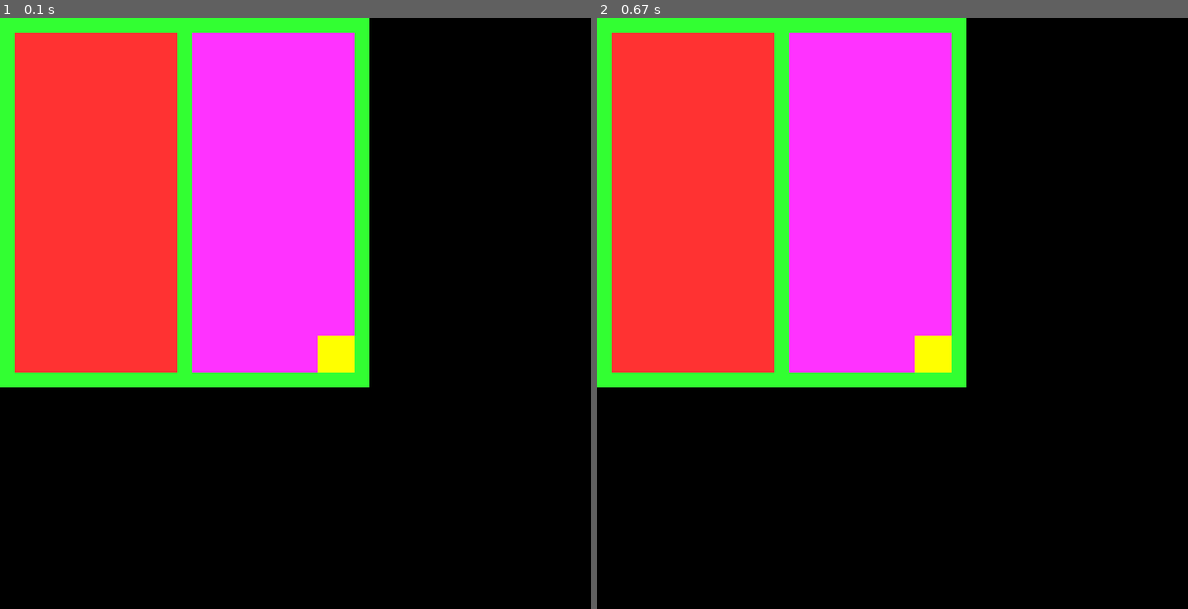
Above: before the commit, frames 1-2 (left to right).
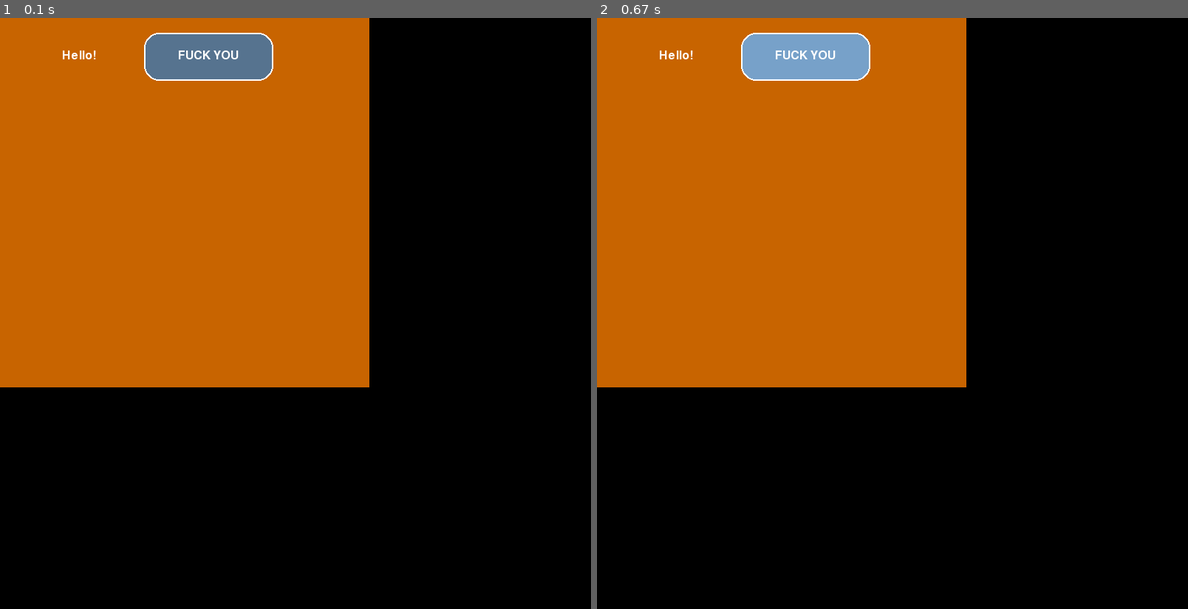
Above: after the commit, the same moments.

Repository: JyleFV/CoshUI
Game: pygame game, started from tests/main_test.py
Same seed, same stepped clock (60 frames per second), same inputs: the game is played once before the commit and once after it.
Inputs (mouse positions are in pixels of both pictures, inside the frame that each line leads up to):
- Up to frame 1 (0.1 s): no input
- Up to frame 2 (0.67 s): click (803, 53) at 0.38 s, where only the run after the commit has a clickable "FUCK YOU"

The runs differ from the first frame. In frame 1, 39% of the frame differs, in the area x 0-63%, y 0-63%; in frame 2, 39%.

Commit message:
Implemented text rendering with proper fonts, default widget styles (for Button and Label), and added intuitive warning and errors

Diff:
--- a/pyproject.toml
+++ b/pyproject.toml
@@ -12,7 +12,9 @@
 
 [project.optional-dependencies]
 pygame = ["pygame-ce"]
-opengl = ["PyOpenGL", "PyOpenGL-accelerated"]
+pyopengl = ["PyOpenGL"]
+pyopengl-accelerate = ["PyOpenGL", "PyOpenGL-accelerate"]
+all = ["pygame-ce", "PyOpenGL", "PyOpenGL-accelerate"]
 
 [tool.setuptools.packages.find]
 where = ["src"]
--- a/src/coshui/__init__.py
+++ b/src/coshui/__init__.py
@@ -4,6 +4,6 @@
 from .utility import get_node, Ref, set_default_font, add_class, add_font, preload_images
 from .animation import animate
 from .widgets import Button, Label, InputField, Checkbox
-from .types import CoshAlign, CoshJustify, CoshDirection, CoshLayout, CoshSizing, CoshStyling
+from .types import CoshAlign, CoshJustify, CoshDirection, CoshLayout, CoshSizing, CoshTextJustify, CoshTextAlign, CoshStyling
 
-__all__ = ["preload_images", "add_font", "add_class", "CoshAlign", "CoshJustify", "CoshDirection",  …(201 unchanged characters)…
+__all__ = ["preload_images", "add_font", "add_class", "CoshTextAlign", "CoshTextJustify", "CoshAlign", "CoshJustify", "CoshDirection",  …(201 unchanged characters)…
--- /dev/null
+++ b/src/coshui/_defaults.py
@@ -0,0 +1,32 @@
+from .animation import animate
+
+# Buttons
+BUTTON_DEFAULT_STYLE = {
+    "width" : 175,
+    "height" : 65,
+    "background_color" : (86, 115, 143),
+    "border" : ((255, 255, 255), 2),
+    "border_radius" : 20,
+    "font_size" : 24
+}
+
+def _button_default_hover(node):
+    animate("background_color", node, (119, 161, 201), 0.1, "ease_in")
+
+def _button_default_unhover(node):
+    animate("background_color", node, (86, 115, 143), 0.1, "ease_in")
+
+def _button_default_click(node):
+    animate("background_color", node, (60, 85, 110), 0.1, "ease_in")
+
+def _button_default_release(node):
+    animate("background_color", node, (119, 161, 201) if node._was_hovered else (86, 115, 143), 0.1, "ease_in")
+
+# Labels
+LABEL_DEFAULT_STYLE = {
+    "width" : 175,
+    "height" : 65,
+    "font_size" : 24
+}
+
+__all__ = ["BUTTON_DEFAULT_STYLE", "LABEL_DEFAULT_STYLE", "_button_default_click", "_button_default_hover", "_button_default_release", "_button_default_unhover"]
--- a/src/coshui/backends/pygame_backend.py
+++ b/src/coshui/backends/pygame_backend.py
@@ -1,5 +1,5 @@
 from ..backend import CoshBackend
-from ..types import RenderContext
+from ..types import RenderContext, CoshTextAlign, CoshTextJustify
 from ..utility import resolve_border_radius
 from ..cui_error import CoshUIError
 from ..input import CoshInput
@@ -68,8 +68,34 @@
         except ValueError:
             raise CoshUIError(f"Value in border radius is the wrong type")
 
-    def _draw_text(self):
-        pass
+    def _draw_text(self, text, x, y, w, h, font_path, font_size, scale, color, align, justify):
+        scaled_font_size = max(1, int(font_size * scale))
+        cache_key = (font_path, scaled_font_size)
+        font = _font_cache.get(cache_key)
+        if font is None:
+            font = pygame.font.Font(font_path, scaled_font_size)
+            _font_cache[cache_key] = font
+
+        text_surface = font.render(text, True, color)
+        text_w, text_h = text_surface.get_size()
+
+        match justify:
+            case CoshTextJustify.LEFT:
+                text_x = x
+            case CoshTextJustify.CENTER:
+                text_x = x + (w / 2) - (text_w / 2)
+            case CoshTextJustify.RIGHT:
+                text_x = x + w - text_w
+
+        match align:
+            case CoshTextAlign.TOP:
+                text_y = y
+            case CoshTextAlign.CENTER:
+                text_y = y + (h / 2) - (text_h / 2)
+            case CoshTextAlign.BOTTOM:
+                text_y = y + h - text_h
+
+        self.surface.blit(text_surface, (text_x, text_y))
 
     def _draw_image(self):
         pass
@@ -83,6 +109,8 @@
                 _image_cache[path] = image
             CoshUI._temp_paths.clear()
 
+        # TODO: add font paths from CoshUI._temp_fonts and put it in _font_cache.
+
         for data in render_stack:
             scale = data.transform_scale
             scaled_w = data.width * scale
@@ -94,6 +122,9 @@
 
             self._draw_rect(true_x, true_y, scaled_w, scaled_h, data.background_color, data.border_radius, data.alpha, data.border)
 
+            if data.text:
+                self._draw_text(data.text, true_x, true_y, scaled_w, scaled_h, data.font, data.font_size, scale, data.text_color, data.text_align, data.text_justify)
+
     def get_size(self) -> tuple[int, int]:
         return pygame.display.get_surface().get_size()
 
--- a/src/coshui/cui_error.py
+++ b/src/coshui/cui_error.py
@@ -1,2 +1,26 @@
+import warnings
+import sys
+
 class CoshUIError(Exception):
     __module__ = "builtins"
+
+class CoshUIWarning(UserWarning):
+    pass
+
+def _coshui_warning_handler(message, category, filename, lineno, file=None, line=None):
+    if category == CoshUIWarning:
+        print(f"\033[93mCoshUIWarning: {message}\033[0m")  # yellow
+    else:
+        warnings._showwarning_orig(message, category, filename, lineno, file, line)
+
+def _coshui_exception_handler(exc_type, exc_value, exc_traceback):
+    if issubclass(exc_type, CoshUIError):
+        print(f"\033[91mCoshUIError: {exc_value}\033[0m")  # red
+    else:
+        sys.__excepthook__(exc_type, exc_value, exc_traceback)
+
+def warn(message : str):
+    warnings.warn(message, CoshUIWarning, stacklevel=2)
+
+warnings.showwarning = _coshui_warning_handler
+sys.excepthook = _coshui_exception_handler
--- a/src/coshui/engine.py
+++ b/src/coshui/engine.py
@@ -7,6 +7,7 @@
 by internal code, never outside."""
 
 import time
+import os
 
 from .cui_error import CoshUIError
 from .backend import CoshBackend
@@ -18,14 +19,14 @@
     _active_tweens = set()
     _style_dirty = set()
     _temp_paths = set()
-    _temp_fonts = set()
     _font_library = {}
     _render_stack = []
     _style_class = {}
     _focused_node = None
     _active_renderer = False
-    _default_font = None # TODO: Set this to a default font
+    _default_font = os.path.join(os.path.dirname(__file__), "assets", "fonts", "inter.ttf")
     _last_time : float = 0.0
+    _widget_counter : int = 0
 
 class CoshUIRenderer:
     def __init__(self, backend : CoshBackend):
@@ -58,6 +59,7 @@
 
         CoshUI._active_renderer = True
         CoshUI._active_ids.clear()
+        CoshUI._widget_counter = 0
         CoshUI._stack.clear()
         self.root.children.clear()
         CoshUI._stack.append(self.root)
--- a/src/coshui/nodes.py
+++ b/src/coshui/nodes.py
@@ -3,9 +3,10 @@
 from collections.abc import Callable
 import math
 import difflib
-
-from .cui_error import CoshUIError
-from .types import CoshLayout, CoshStyling, CoshDirection, CoshSizing, CoshAlign, CoshJustify, RenderContext
+import warnings
+
+from .cui_error import CoshUIError, warn
+from .types import CoshLayout, CoshStyling, CoshDirection, CoshSizing, CoshAlign, CoshJustify, CoshTextAlign, CoshTextJustify, RenderContext
 
 @dataclass
 class Node(ABC):
@@ -71,6 +72,17 @@
     def get_render_data(self):
         pass
 
+    def _register_id(self, id: str):
+        from .engine import CoshUI
+        if id in CoshUI._active_ids:
+            raise CoshUIError(f"A node with id `{id}` already exists.")
+        CoshUI._active_ids.add(id)
+        existing = CoshUI._node_map.get(id)
+        if existing is not None and existing is not self:
+            self.style = existing.style
+            self._was_hovered = existing._was_hovered
+        CoshUI._node_map[id] = self
+
 @dataclass
 class ParentNode(Node):
     """A separate node that still inherits from Node but has custom methods specialized for "container-type" nodes."""
@@ -87,7 +99,6 @@
     def __exit__(self, *args):
         from .engine import CoshUI
         CoshUI._stack.pop()
-
 @dataclass
 class Container(ParentNode):
     """The base Container Node, simple but the most customizable."""
@@ -166,4 +177,40 @@
     """Base Element node that widgets inherit from. Mostly useless except for the use of clarity for developers and passing the measure() abstract method."""
 
     def measure(self):
-        pass
+        if self.sizing == CoshSizing.FIT:
+            warn(f"`CoshSizing.FIT` is not supported on elements and will be ignored. Use `CoshSizing.FIXED` or `CoshSizing.FILL` instead.")
+
+@dataclass
+class TextNode(Element):
+    text : str | None = None
+    font : str | None = None
+    font_size : int | None = None
+    text_color : tuple = (255, 255, 255)
+    text_align : CoshTextAlign = CoshTextAlign.CENTER
+    text_justify : CoshTextJustify = CoshTextJustify.CENTER
+
+    def get_render_data(self):
+        from .engine import CoshUI
+        x, y = self.layout.true_position
+        transform_x, transform_y = self.style.transform_position
+        return RenderContext(
+            id=self.id,
+            x=x,
+            y=y,
+            transform_x=transform_x,
+            transform_y=transform_y,
+            width=self.layout.width,
+            height=self.layout.height,
+            background_color=self.style.background_color,
+            z_index=self.z_index,
+            border_radius=self.style.border_radius,
+            alpha=self.style.alpha,
+            transform_scale=self.style.transform_scale,
+            border=self.style.border,
+            text=self.text,
+            font=CoshUI._font_library.get(self.font) if self.font else CoshUI._default_font,
+            font_size=self.font_size,
+            text_color=self.text_color,
+            text_align=self.text_align,
+            text_justify=self.text_justify
+        )
--- a/src/coshui/types.py
+++ b/src/coshui/types.py
@@ -55,6 +55,16 @@
     ROW = 0
     COLUMN = 1
 
+class CoshTextJustify(Enum):
+    LEFT = 0
+    CENTER = 1
+    RIGHT = 2
+
+class CoshTextAlign(Enum):
+    TOP = 0
+    CENTER = 1
+    BOTTOM = 2
+
 class CoshJustify(Enum):
     START = 0
     CENTER = 1
@@ -93,7 +103,11 @@
     alpha : int = 0
     # Text
     text : str | None = None
+    text_color : tuple = (255, 255, 255)
     font : str | None = None
+    font_size : int = 18
+    text_justify : CoshTextJustify = CoshTextJustify.CENTER
+    text_align : CoshTextAlign = CoshTextAlign.CENTER
     # Image
     image_path : str | None = None
 
--- a/src/coshui/utility.py
+++ b/src/coshui/utility.py
@@ -159,7 +159,7 @@
 
     tx, ty = node.style.transform_position
     for child in node.children:
-        render(child, offset_x + tx, offset_y + ty, z_offset + node.z_index)
+        render(child, offset_x + tx, offset_y + ty, z_offset)
 
 def process_events():
     mx, my = CoshInput._mouse_position
@@ -222,11 +222,12 @@
     if not os.path.isfile(path):
         raise CoshUIError(f"Font path `{path}` does not exist or is not a file")
 
-    CoshUI._font_library[name] = path
+    CoshUI._font_library[name] = os.path.abspath(path)
 
 def set_default_font(name : str):
     try:
-        CoshUI._default_font = (name, CoshUI._font_library[name])
+        path = os.path.abspath(CoshUI._font_library[name])
+        CoshUI._default_font = (name, path)
     except KeyError:
         raise CoshUIError("That font does not exist in the system. Please do add_font() before this function call with the name and path as arguments.") from None
 
--- a/src/coshui/widgets.py
+++ b/src/coshui/widgets.py
@@ -1,57 +1,80 @@
 from dataclasses import dataclass
 
 from .engine import CoshUI
-from .nodes import Element
+from .cui_error import CoshUIError
+from .utility import get_node
+from .nodes import Element, TextNode
 from .types import RenderContext
-
-# ======================== Default Styles ========================
-
-# ======================== Default Styles ========================
+from ._defaults import *
 
 # ======================== Widgets ========================
 
+# NOTE: Conditional UI is partially unsupported. It's possible, just don't forget to explicitly add ids to all UI elements that appear within conditionals.
 @dataclass
-class Button(Element):
-    text : str = ""
-    font : str | None = None
-    font_size : int = 12
-
+class Button(TextNode):
     def __post_init__(self):
         super().__post_init__() # I didn't implement this at first and it broke my shit lol
         if self.font is None:
             self.font = CoshUI._default_font
 
-    def get_render_data(self):
-        x, y = self.layout.true_position
-        transform_x, transform_y = self.style.transform_position
-        return RenderContext(
-            id=self.id,
-            x=x,
-            y=y,
-            transform_x=transform_x,
-            transform_y=transform_y,
-            width=self.layout.width,
-            height=self.layout.height,
-            background_color=self.style.background_color,
-            z_index=self.z_index,
-            border_radius=self.style.border_radius,
-            alpha=self.style.alpha,
-            transform_scale=self.style.transform_scale,
-            border=self.style.border
-        )
+        # Default style
+        if self.text is None:
+            raise CoshUIError("Expected text for `Button` widget. Use `Button(text='your text')` with the keyword argument.")
+        if self.width == 0.0 and self.layout.width == 0.0:
+            self.layout.width = BUTTON_DEFAULT_STYLE["width"]
+        if self.height == 0.0 and self.layout.height == 0.0:
+            self.layout.height = BUTTON_DEFAULT_STYLE["height"]
+        if self.style.background_color is None:
+            self.style.background_color = BUTTON_DEFAULT_STYLE["background_color"]
+        if self.style.border is None:
+            self.style.border = BUTTON_DEFAULT_STYLE["border"]
+        if self.style.border_radius == 0:
+            self.style.border_radius = BUTTON_DEFAULT_STYLE["border_radius"]
+        if self.font_size is None:
+            self.font_size = BUTTON_DEFAULT_STYLE["font_size"]
+        if self.id is None:
+            auto_id = f"_{hash(self.text)}_{CoshUI._widget_counter}"
+            self.id = auto_id
+            CoshUI._widget_counter += 1
+            self._register_id(auto_id)
+        if self.on_hover is None:
+            node_id = self.id
+            self.on_hover = lambda: _button_default_hover(get_node(node_id))
+        if self.on_unhover is None:
+            node_id = self.id
+            self.on_unhover = lambda: _button_default_unhover(get_node(node_id))
+        if self.on_click is None:
+            node_id = self.id
+            self.on_click = lambda: _button_default_click(get_node(node_id))
+        if self.on_release is None:
+            node_id = self.id
+            self.on_release = lambda: _button_default_release(get_node(node_id))
 
 @dataclass
-class Label(Element):
+class Label(TextNode):
+    def __post_init__(self):
+        super().__post_init__() # I didn't implement this at first and it broke my shit lol
+        if self.font is None:
+            self.font = CoshUI._default_font
+
+        # Default style
+        if self.text is None:
+            raise CoshUIError("Expected text for `Label` widget. Use `Label(text='your text')` with the keyword argument.")
+        if self.width == 0.0 and self.layout.width == 0.0:
+            self.layout.width = LABEL_DEFAULT_STYLE["width"]
+        if self.height == 0.0 and self.layout.height == 0.0:
+            self.layout.height = LABEL_DEFAULT_STYLE["height"]
+        if self.font_size is None:
+            self.font_size = LABEL_DEFAULT_STYLE["font_size"]
+
+@dataclass
+class InputField(TextNode):
     pass
 
-@dataclass
-class InputField(Element):
+class Checkbox(TextNode):
     pass
 
-class Checkbox(Element):
-    pass
-
-class Dropdown(Element):
+class Dropdown(TextNode):
     pass
 
 class Image(Element):
--- a/tests/main_test.py
+++ b/tests/main_test.py
@@ -20,17 +20,23 @@
 
 def UI(screen : pygame.Surface):
     with CoshUIRenderer(PygameBackend(screen)):
-        with Container(sizing=CoshSizing.FIT, gap=10, justify=CoshJustify.CENTER, align=CoshAlign.CENTER):
-            with Container(direction=CoshDirection.ROW, sizing=CoshSizing.FILL, width=500, height=500, gap=20, style=CoshStyling(background_color=(50, 255, 50)), layout=CoshLayout(padding=20)):
-                Button(id="element", width=50, height=65, style=CoshStyling(background_color=(255, 50, 50)), sizing=CoshSizing.FILL, z_index=10)
-                with Container(z_index=9, id="hello", justify=CoshJustify.END, align=CoshAlign.END, sizing=CoshSizing.FILL, style=CoshStyling(background_color=(255, 50, 255))):
-                    Button(on_unhover=unhovered, on_hover=hovered, on_click=clicked, on_release=released, id="yellow_btn", z_index=11, width=50, height=50, style=CoshStyling(background_color=(255, 255, 0)))
+        # with Container(sizing=CoshSizing.FIT, gap=10, justify=CoshJustify.CENTER, align=CoshAlign.CENTER):
+        #     with Container(direction=CoshDirection.ROW, sizing=CoshSizing.FILL, width=500, height=500, gap=20, style=CoshStyling(background_color=(50, 255, 50)), layout=CoshLayout(padding=20)):
+        #         Button(id="element", width=50, height=65, style=CoshStyling(background_color=(255, 50, 50)), sizing=CoshSizing.FILL)
+        #         with Container(id="hello", justify=CoshJustify.END, align=CoshAlign.END, sizing=CoshSizing.FILL, style=CoshStyling(background_color=(255, 50, 255))):
+        #             Button(on_unhover=unhovered, on_hover=hovered, on_click=clicked, on_release=released, id="yellow_btn", width=50, height=50, style=CoshStyling(background_color=(255, 255, 0)))
+        #             Button(text="Hello", classes="main_btn")
+        with Container(classes="main_container", layout=CoshLayout(padding=20, width=500, height=500), sizing=CoshSizing.FIXED):
+            Label(text="Hello!")
+            Button(sizing=CoshSizing.FIT, text="FUCK YOU")
 
 def main():
     pygame.init()
     screen = pygame.display.set_mode((WIDTH, HEIGHT))
     pygame.display.set_caption("CoshUI Test")
     clock = pygame.time.Clock()
+
+    add_class("main_container", CoshStyling(background_color=(200, 100, 0)))
 
     running = True
     while running:
Binary file added: src/coshui/assets/fonts/inter.ttf
